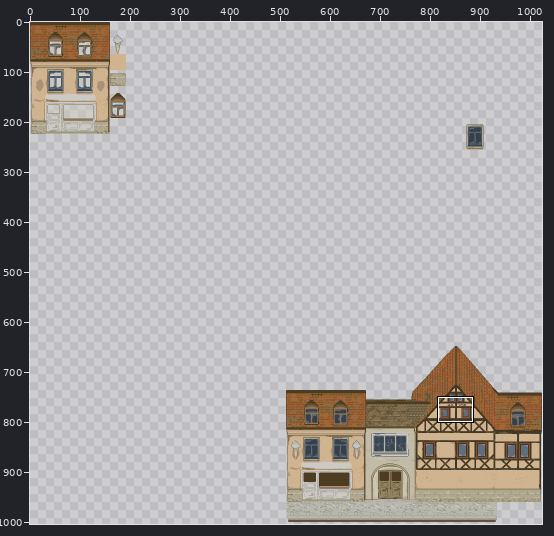
Two versions of one pixel-art file, Assets/Sprites/Ase/buildings.aseprite. The first picture is a wide view before the edit; the outline marks the close-up.
Close-up. Before the commit:
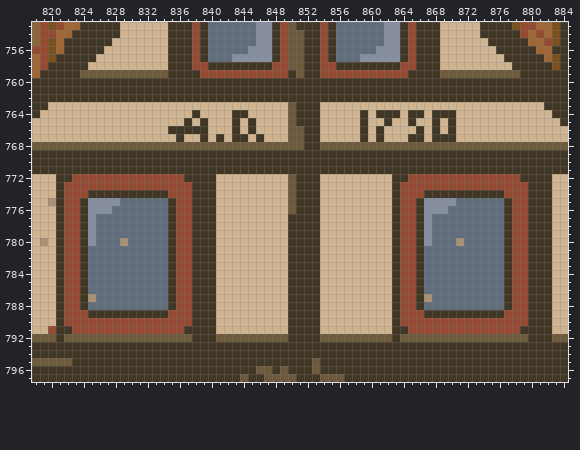
1024x1024 pixels, 1 frame. Shown: x 818..884, y 753..797. The wide view leaves out empty margins.
The same view after the edit:
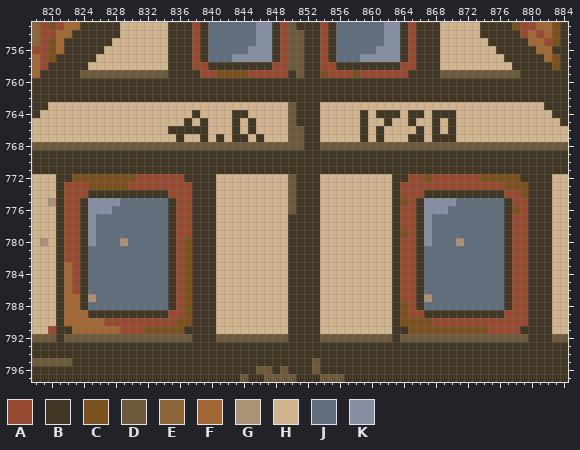
Palette (. is transparent): A #964a32  B #423724  C #7a501f  D #6d593c  E #8c6538  F #a16734  G #ab9175  H #d0b38f  J #606d7c  K #868ea1
Diff:
@@ x 839..860 @@
 758 ABBBBBBBBAADDBBAABBBBB
-759 AAAAAAAAAAABDBBAAAAAAA
+759 AACCCCAAAAABDBBCAAACAA
 760 BBBBBBBBBBBBBBBBBBBBBB
@@ x 818..884 @@
 771 BBBBBBBBBBBBBBBBBBBBBBBBBBBBBBBBBBBBBBBBBBBBBBBBBBBBBBBBBBBBBBBBBBB
-772 HHHBBAAAAAAAAAAAAAABBBBHHHHHHHHHDBBBHHHHHHHHHBBAAAAAAAAAAAAAABBBBHH
-773 HHHBAAAAAAAAAAAAAAAABBBHHHHHHHHHDBBBHHHHHHHHHBAAAAAAAAAAAAAAAABBBHH
-774 HHHBAAABBBBBBBBBBAAABBBHHHHHHHHHDBBBHHHHHHHHHBAAABBBBBBBBBBAAABBBHH
-775 HHGBAABKKKKJJJJJJBAABBBHHHHHHHHHDBBBHHHHHHHHHBAABKKKKJJJJJJBAABBBHH
-776 HHHBAABKKKJJJJJJJBAABBBHHHHHHHHHDBBBHHHHHHHHHBAABKKKJJJJJJJBAABBBHH
+772 HHHBBCCCCCCCCAAAAAABBBBHHHHHHHHHDBBBHHHHHHHHHBBAACAAAAAACCCCCBBBBHH
+773 HHHBAAACCCCCAAAAAAAABBBHHHHHHHHHDBBBHHHHHHHHHBAAAAAAAAAAAAACCCBBBHH
+774 HHHBAAABBBBBBBBBBAAABBBHHHHHHHHHDBBBHHHHHHHHHBAAABBBBBBBBBBAACBBBHH
+775 HHGBAABKKKKJJJJJJBAABBBHHHHHHHHHDBBBHHHHHHHHHBCABKKKKJJJJJJBAABBBHH
+776 HHHBAABKKKJJJJJJJBAABBBHHHHHHHHHDBBBHHHHHHHHHBAABKKKJJJJJJJBCABBBHH
 777 HHHBAABKJJJJJJJJJBAABBBHHHHHHHHHBBBBHHHHHHHHHBAABKJJJJJJJJJBAABBBHH
 778 HHHBAABKJJJJJJJJJBAABBBHHHHHHHHHBBBBHHHHHHHHHBAABKJJJJJJJJJBAABBBHH
-779 HHHBAABKJJJJJJJJJBAABBBHHHHHHHHHBBBBHHHHHHHHHBAABKJJJJJJJJJBAABBBHH
-780 HGHBAABKJJJGJJJJJBAABBBHHHHHHHHHBBBBHHHHHHHHHBAABKJJJGJJJJJBAABBBHH
-781 HHHBAABJJJJJJJJJJBAABBBHHHHHHHHHBBBBHHHHHHHHHBAABJJJJJJJJJJBAABBBHH
-782 HHHBAABJJJJJJJJJJBAABBBHHHHHHHHHBBBBHHHHHHHHHBAABJJJJJJJJJJBAABBBHH
-783 HHHBAABJJJJJJJJJJBAABBBHHHHHHHHHBBBBHHHHHHHHHBAABJJJJJJJJJJBAABBBHH
-784 HHHBAABJJJJJJJJJJBAABBBHHHHHHHHHBBBBHHHHHHHHHBAABJJJJJJJJJJBAABBBHH
-785 HHHBAABJJJJJJJJJJBAABBBHHHHHHHHHBBBBHHHHHHHHHBAABJJJJJJJJJJBAABBBHH
-786 HHHBAABJJJJJJJJJJBAABBBHHHHHHHHHBBBBHHHHHHHHHBAABJJJJJJJJJJBAABBBHH
-787 HHHBAABGJJJJJJJJJBAABBBHHHHHHHHHBBBBHHHHHHHHHBAABGJJJJJJJJJBAABBBHH
-788 HHHBAABJJJJJJJJJJBAABBBHHHHHHHHHBBBBHHHHHHHHHBAABJJJJJJJJJJBAABBBHH
-789 HHHBAAABBBBBBBBBBAAABBBHHHHHHHHHBBBBHHHHHHHHHBAAABBBBBBBBBBAAABBBHH
-790 HHHBAAAAAAAAAAAAAAAABBBHHHHHHHHHBBBBHHHHHHHHHBAAAAAAAAAAAAAAAABBBHH
-791 HHABBAAAAAAAAAAAAAABBBBHHHHHHHHHBBBBHHHHHHHHHBBAAAAAAAAAAAAAABBBBHH
+779 HHHBAABKJJJJJJJJJBAABBBHHHHHHHHHBBBBHHHHHHHHHBCABKJJJJJJJJJBAABBBHH
+780 HGHBAABKJJJGJJJJJBACBBBHHHHHHHHHBBBBHHHHHHHHHBAABKJJJGJJJJJBAABBBHH
+781 HHHBAABJJJJJJJJJJBACBBBHHHHHHHHHBBBBHHHHHHHHHBAABJJJJJJJJJJBAABBBHH
+782 HHHBAABJJJJJJJJJJBACBBBHHHHHHHHHBBBBHHHHHHHHHBAABJJJJJJJJJJBAABBBHH
+783 HHHBFABJJJJJJJJJJBACBBBHHHHHHHHHBBBBHHHHHHHHHBAABJJJJJJJJJJBAABBBHH
+784 HHHBFABJJJJJJJJJJBACBBBHHHHHHHHHBBBBHHHHHHHHHBAABJJJJJJJJJJBAABBBHH
+785 HHHBFABJJJJJJJJJJBACBBBHHHHHHHHHBBBBHHHHHHHHHBAABJJJJJJJJJJBAABBBHH
+786 HHHBFABJJJJJJJJJJBACBBBHHHHHHHHHBBBBHHHHHHHHHBAABJJJJJJJJJJBAABBBHH
+787 HHHBFFBGJJJJJJJJJBACBBBHHHHHHHHHBBBBHHHHHHHHHBAABGJJJJJJJJJBAABBBHH
+788 HHHBFFBJJJJJJJJJJBACBBBHHHHHHHHHBBBBHHHHHHHHHBCABJJJJJJJJJJBAABBBHH
+789 HHHBFFFBBBBBBBBBBAACBBBHHHHHHHHHBBBBHHHHHHHHHBCAABBBBBBBBBBAAABBBHH
+790 HHHBFFFFFAAAAAAAAACCBBBHHHHHHHHHBBBBHHHHHHHHHBCCCCAAAAAAAAAAAABBBHH
+791 HHABBFFFFFFAAACCCCCBBBBHHHHHHHHHBBBBHHHHHHHHHBBCCCCCCCCCCAAAABBBBHH
 792 DDDBDDDDDDDDDDDDDDDDBBBDDDDDDDDDBBBBDDDDDDDDDBDDDDDDDDDDDDDDDDBBBDD
Where, in picture pixels (left, top, right, bottom), the same in both close-ups:
changed: (216, 70, 248, 78)
changed: (320, 70, 360, 78)
changed: (72, 174, 136, 190)
changed: (400, 174, 432, 238)
changed: (480, 174, 528, 214)
changed: (64, 238, 192, 334)
changed: (400, 302, 488, 334)
